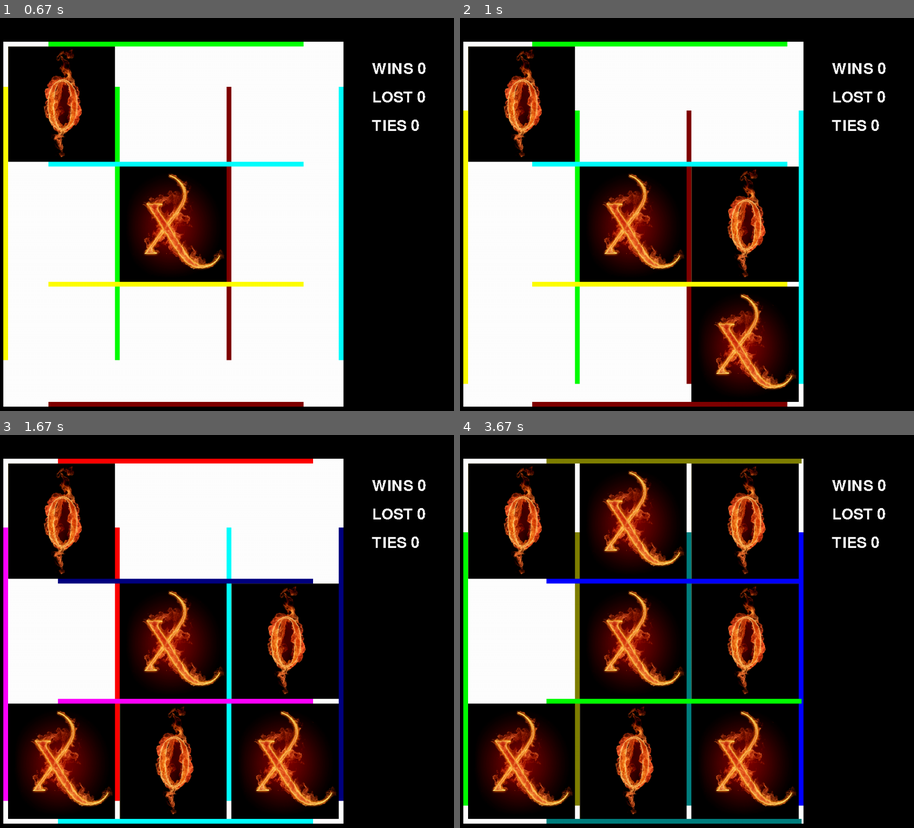
Above: before the commit, frames 1-4 (two rows, left to right).
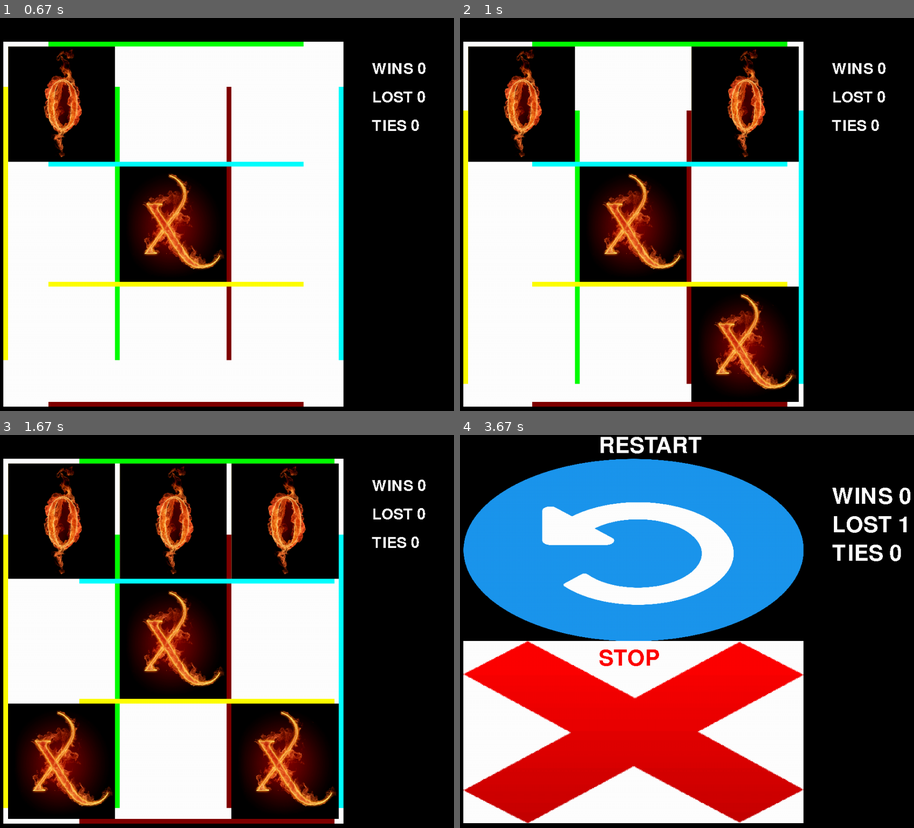
Above: after the commit, the same moments.

Repository: amit-bohra/Tic-Tac-Toe-Python-and-PyGame-Impossible-To-Win
Game: pygame game, started from tictactoe.py
Two runs of this game, one before a commit and one after it. Both use one fixed random seed, a clock stepped at 60 frames per second and the inputs below.
Inputs (mouse positions are in pixels of both pictures, inside the frame that each line leads up to):
- Up to frame 1 (0.67 s): click (222, 222) at 0.38 s
- Up to frame 2 (1 s): click (727, 316) at 0.72 s
- Up to frame 3 (1.67 s): click (72, 737) at 1.05 s
- Up to frame 4 (3.67 s): click (664, 572) at 2.88 s

Frame 1 is identical in both runs. In frame 2, 14% of the frame differs, in the area x 50-75%, y 7-68%; in frame 3, 34%; in frame 4, 66%, in the area x 0-100%, y 0-99%.

Commit message:
Add files via upload

Diff:
--- a/tictactoe.py
+++ b/tictactoe.py
@@ -200,7 +200,24 @@
     flag=1
     cheat=[1,3,7,9]
     put=[2,4,6,8]
+    rd.shuffle(put)
+    rd.shuffle(cheat)
     dinni={7:[2,6],9:[4,2],1:[8,6],3:[4,8]}
+    tinni={7:[2,6],9:[4,2],1:[8,6],3:[4,8]}
+    if len(donelist)==2:
+        if(donelist[0] in cheat and donelist[1] in put) or (donelist[1] in cheat and donelist[0] in put):
+
+            chosen=rd.choice(cheat)
+            while chosen in antiprint or chosen in donelist:
+                chosen=rd.choice(cheat)
+            someonewinning=0
+            return chosen
+    if len(donelist)==2 and (5 in donelist and donelist[1] in cheat):
+        chosen=rd.choice(cheat)
+        while chosen in antiprint or chosen in donelist:
+            chosen=rd.choice(cheat)
+        someonewinning=0
+        return chosen
     if len(antiprint)==1 and len(donelist)==2:
         for vals in win_combo:
             if donelist[0] in vals and donelist[1] in vals:
@@ -275,7 +292,7 @@
 
 
 
-
+center=0
 vflag=0
 vcount=0
 hflag=0
@@ -289,7 +306,6 @@
 cheatingflag=0
 while gameloop:
     if not gameover:
-        center=0
         font = pygame.font.Font('freesansbold.ttf', text_size)
         notdonelist=[x for x in totallist if x not in donelist if x not in antiprint]
         xrange.clear()
@@ -399,6 +415,7 @@
                 lost+=1
 
     else:
+        center=0
         font = pygame.font.Font('freesansbold.ttf', text_size)
         scr=score(swidth,sheight,text_size)
         reflag=0
